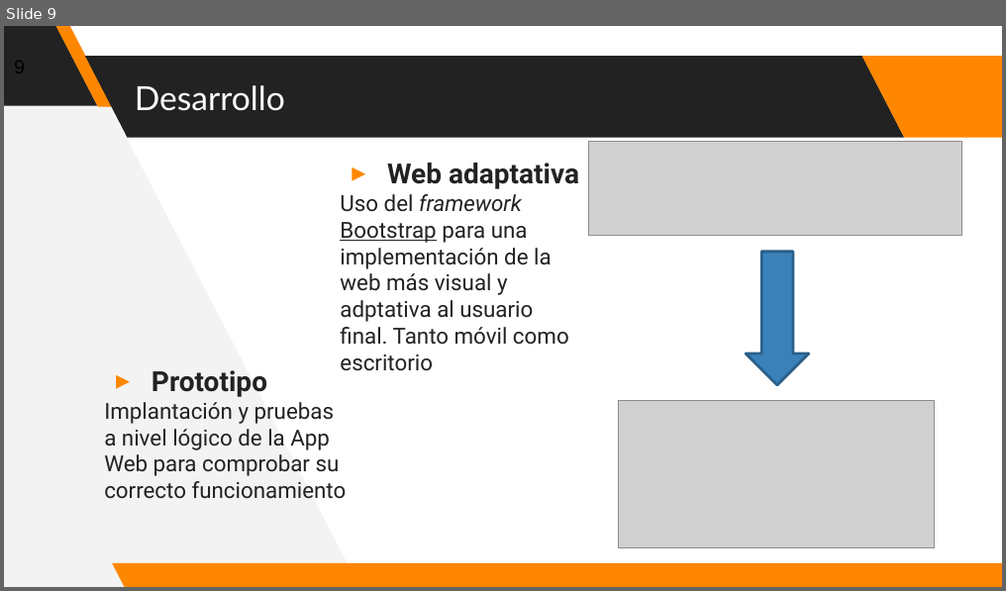
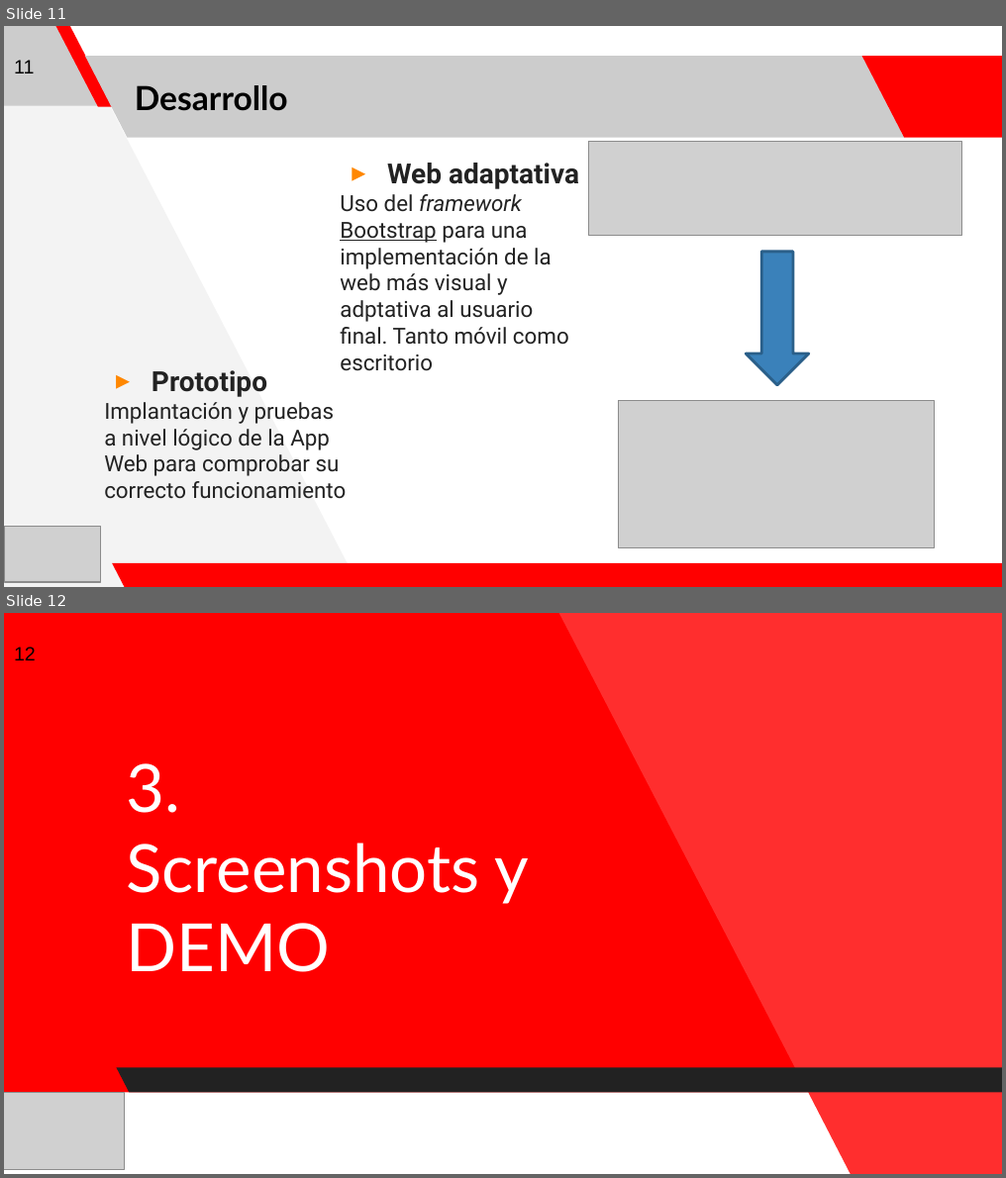
Before and after one commit to Linkk15/practicasEmpresa, a slide deck: appWebAngularJS/miPresent.pptx. Shown one above the other, each under a label of ours: slide 9 before the commit, slides 11 and 12 after it. The pictures are 1006x591 and 1006x1178 pixels, drawn with LibreOffice and Linux fonts; fonts in the diff are those of the drawing; grey boxes stand for pictures. Boxes give left, top, right and bottom in pixels: in the first picture for what was removed or moved away, otherwise in the second. Text is boxed around its words. In the diff, an @@ line names an element or a change of style, - is before the commit and + after.

```diff
--- a/appWebAngularJS/miPresent.pptx
+++ b/appWebAngularJS/miPresent.pptx
@@ slide 12 added at <box>4,613,1002,1174</box>, background #FF0000 @@
@@ freeform shape added at <box>558,613,1002,1174</box>, fill #FFFFFF at 18% opacity @@
@@ page number added at <box>14,647,36,661</box>, 14 pt, text #000000 @@
+12
@@ title added at <box>126,763,530,972</box>, 48 pt, text #FFFFFF @@
+3.
+Screenshots y DEMO
@@ parallelogram added at <box>116,1068,1002,1093</box>, fill #222222 @@
@@ parallelogram added at <box>4,1093,850,1174</box>, fill #FFFFFF @@
@@ picture added at <box>4,1093,124,1169</box> @@
@@ what was slide 9 is now slide 11 @@
@@ slide 11 changed as well @@
@@ parallelogram at <box>4,26,97,106</box>: fill #222222 to #CCCCCC @@
@@ page number added at <box>14,60,34,74</box>, 14 pt, text #000000 @@
+11
@@ parallelogram at <box>85,56,904,138</box>: fill #222222 to #CCCCCC @@
@@ title "Desarrollo" at <box>135,85,288,111</box>: text colour #FFFFFF to #000000, bold on @@
@@ picture added at <box>5,527,102,582</box> @@
@@ fill #FF8700 to #FF0000 in 3 elements at <box>55,26,113,107</box>, <box>862,56,1002,138</box>, <box>112,564,1002,587</box> @@
```
Also in this commit, not shown: 11 other slides changed, 2 other slides added.
